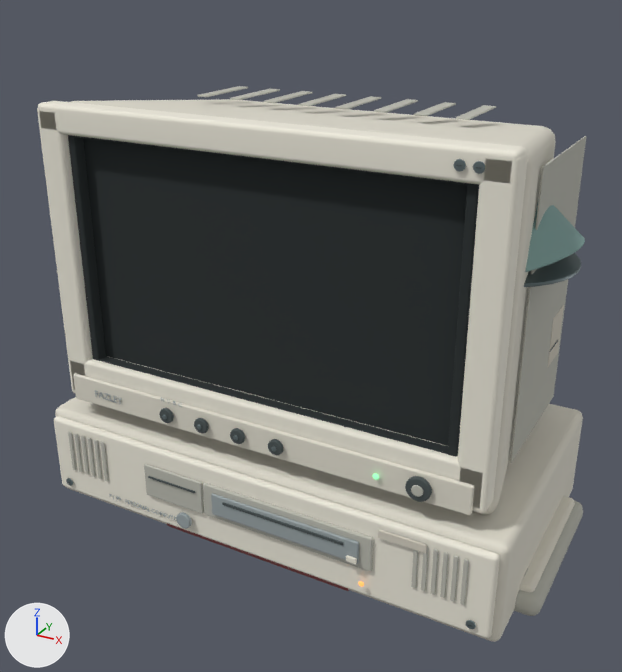
Two versions of the Blender file tools/retro-desk-assets.blend, one commit apart.
Both versions are drawn from a camera (50 mm lens) standing at (2.16, -4.0, 3.04) and looking at (0.03, -0.13, 1.11). Arrows for +X, +Y and +Z are at lower left; the lights stay in place. The older version comes first.

The scene before the commit, as lines of its bpy script (objects in view):
```python
ob_cd_drive_outline = bpy.data.objects.new('CD drive outline', me_cube_061)
ob_cd_drive_outline.parent = ob_tower
ob_cd_drive_outline.location = (-0.47, -0.814, 0.34)
ob_inner_upper_shadow_lip = bpy.data.objects.new('inner upper shadow lip', me_cube_009)
ob_inner_upper_shadow_lip.parent = ob_crt
ob_inner_upper_shadow_lip.location = (0.0, -0.652, 2.225)
ob_inner_vertical_shadow_lip = bpy.data.objects.new('inner vertical shadow lip', me_cube_004)
ob_inner_vertical_shadow_lip.parent = ob_crt
ob_inner_vertical_shadow_lip.location = (-1.073, -0.652, 1.57)
ob_molded_upper_bezel = bpy.data.objects.new('molded upper bezel', me_cube_007)
ob_molded_upper_bezel.parent = ob_crt
ob_molded_upper_bezel.location = (0.0, -0.655, 2.288)
ob_molded_vertical_bezel = bpy.data.objects.new('molded vertical bezel', me_cube_003)
ob_molded_vertical_bezel.parent = ob_crt
ob_molded_vertical_bezel.location = (-1.185, -0.655, 1.52)
ob_molded_vertical_bezel_001 = bpy.data.objects.new('molded vertical bezel.001', me_cube_005)
ob_molded_vertical_bezel_001.parent = ob_crt
ob_molded_vertical_bezel_001.location = (1.185, -0.655, 1.52)
ob_monitor_shell_side_seam = bpy.data.objects.new('monitor shell side seam', me_cube_033)
ob_monitor_shell_side_seam.parent = ob_crt
ob_monitor_shell_side_seam.location = (1.234, 0.19, 1.45)
ob_recessed_screen_cavity = bpy.data.objects.new('recessed screen cavity', me_cube_002)
ob_recessed_screen_cavity.parent = ob_crt
ob_recessed_screen_cavity.location = (0.0, -0.602, 1.57)
ob_tapered_monitor_housing = bpy.data.objects.new('tapered monitor housing', me_tapered_monitor_housing)
ob_tapered_monitor_housing.parent = ob_crt
ob_tapered_monitor_housing.location = (0.0, 0.0, 0.0)
# me_tapered_monitor_housing
# before: 2 (1.28, -0.59, 2.36), 3 (-1.28, -0.59, 2.36), 6 (1.05, 0.77, 2.21), 7 (-1.05, 0.77, 2.21)
# also in view: 'tapered shade' at (1.01, -0.04, 1.87); 'floppy bay bezel' at (0.24, -0.81, 0.34); 'lower button rail' at (0.0, -0.74, 0.76); 'inner lower shadow lip' at (0.0, -0.65, 0.92); 'molded lower bezel' at (0.0, -0.65, 0.82)
```
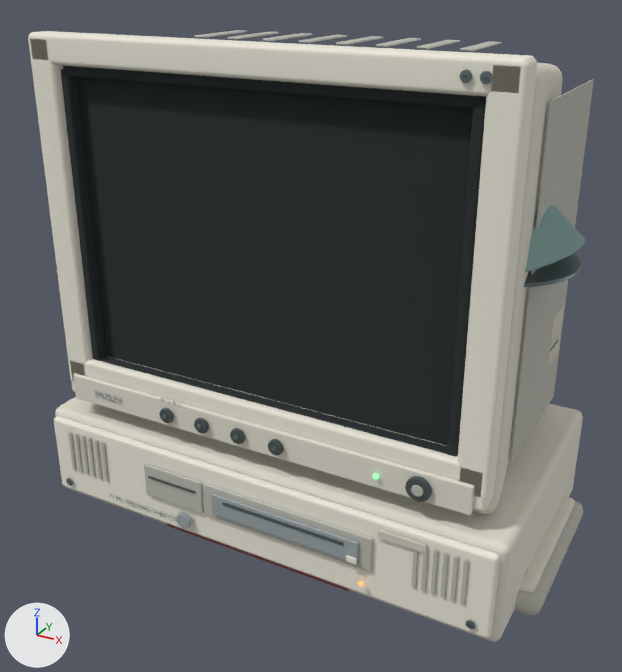
What differs and where, as boxes [x1, y1, x2, y2] in the pictures (622 x 672 px; the box of a moved part takes in the faces that stretch with it):
'recessed screen cavity', moved, rescaled (20% taller): before [83, 139, 467, 446]; after [77, 77, 473, 446]
'molded upper bezel', moved: before [38, 101, 527, 185]; after [29, 31, 535, 97]
'molded vertical bezel.001', moved, rescaled (12% wider, 22% taller): before [457, 153, 528, 513]; after [457, 59, 537, 500]
'tapered monitor housing', reshaped: before [71, 99, 556, 515]; after [472, 63, 563, 515]
'monitor shell side seam', moved, rescaled (9% wider, 17% taller): before [510, 136, 587, 463]; after [510, 79, 594, 463]
'molded vertical bezel', moved, rescaled (16% wider, 21% taller): before [37, 108, 93, 393]; after [28, 36, 93, 381]
'inner upper shadow lip', moved (mostly hidden before): before [71, 135, 469, 186]; after [63, 66, 486, 109]
'inner vertical shadow lip', moved: before [68, 135, 106, 361]; after [61, 69, 106, 361]
'top vent 8', moved: before [456, 105, 496, 120]; after [460, 41, 502, 51]
'top vent 7', moved: before [414, 102, 456, 116]; after [417, 40, 460, 49]
'top vent 6', moved: before [374, 99, 418, 113]; after [376, 38, 421, 47]
'top vent 5', moved: before [335, 96, 381, 109]; after [336, 36, 383, 45]
'top vent 4', moved: before [299, 94, 346, 106]; after [298, 35, 347, 43]
'top vent 3', moved: before [264, 91, 312, 103]; after [262, 33, 312, 41]
'top vent 2', moved: before [230, 89, 280, 100]; after [228, 32, 279, 39]
'top vent 1', moved: before [197, 86, 248, 97]; after [194, 30, 247, 37]
'bezel screw.003', moved: before [473, 161, 485, 174]; after [480, 71, 493, 84]
'bezel screw.002', moved: before [454, 159, 466, 172]; after [460, 69, 472, 83]
part 1 of me_tapered_monitor_housing, moved or reshaped: before [71, 99, 556, 514]; after [472, 63, 563, 514]

The change, as a list of edits to the scene's bpy script:
```text
Change me_tapered_monitor_housing:
    used by ob_tapered_monitor_housing; parent = ob_crt; location = (0.0, 0.0, 0.0)
    remove me_tapered_monitor_housing.from_pydata(...)  # 8 vertices, 6 faces; spans x -1.28..1.28, y -0.59..0.77, z 0.56..2.36
    add me_tapered_monitor_housing.from_pydata(...)  # 8 vertices, 6 faces; spans x -1.28..1.28, y -0.59..0.77, z 0.56..2.68
    me_tapered_monitor_housing part 1
    add for i in [2, 3, 6, 7]: me_tapered_monitor_housing.vertices[i].co += Vector((0.0, 0.0, 0.32))
Change me_cube_002:
    used by ob_recessed_screen_cavity; parent = ob_crt; location = (0.0, -0.602, 1.57)
    remove me_cube_002.from_pydata(...)  # 8 vertices, 6 faces; spans x -1.12..1.12, y -0.01..0.01, z -0.68..0.68
    add me_cube_002.from_pydata(...)  # 8 vertices, 6 faces; spans x -1.12..1.12, y -0.01..0.01, z -0.82..0.82
    me_cube_002 part 2: the whole mesh is scaled about its middle by (1, 1, 1.21)
Change me_cube_003:
    used by ob_molded_vertical_bezel; parent = ob_crt; location = (-1.185, -0.655, 1.52)
    remove me_cube_003.from_pydata(...)  # 8 vertices, 6 faces; spans x -0.08..0.08, y -0.07..0.07, z -0.83..0.83
    add me_cube_003.from_pydata(...)  # 8 vertices, 6 faces; spans x -0.08..0.08, y -0.07..0.07, z -0.97..0.97
    me_cube_003 part 3: the whole mesh is scaled about its middle by (1, 1, 1.17)
Change me_cube_005:
    used by ob_molded_vertical_bezel_001; parent = ob_crt; location = (1.185, -0.655, 1.52)
    remove me_cube_005.from_pydata(...)  # 8 vertices, 6 faces; spans x -0.08..0.08, y -0.07..0.07, z -0.83..0.83
    add me_cube_005.from_pydata(...)  # 8 vertices, 6 faces; spans x -0.08..0.08, y -0.07..0.07, z -0.97..0.97
    me_cube_005 part 4: the whole mesh is scaled about its middle by (1, 1, 1.17)
Change me_cube_033:
    used by ob_monitor_shell_side_seam; parent = ob_crt; location = (1.234, 0.19, 1.45)
    remove me_cube_033.from_pydata(...)  # 8 vertices, 6 faces; spans x 0.0, y -0.41..0.41, z -0.75..0.75
    add me_cube_033.from_pydata(...)  # 8 vertices, 6 faces; spans x 0.0, y -0.41..0.41, z -0.89..0.89
    me_cube_033 part 5: the whole mesh is scaled about its middle by (1, 1, 1.19)
Change ob_recessed_screen_cavity:
    ob_recessed_screen_cavity.location: (0.0, -0.602, 1.57) -> (0.0, -0.602, 1.725)
Change ob_molded_vertical_bezel:
    ob_molded_vertical_bezel.location: (-1.185, -0.655, 1.52) -> (-1.185, -0.655, 1.73)
Change ob_inner_vertical_shadow_lip:
    ob_inner_vertical_shadow_lip.location: (-1.073, -0.652, 1.57) -> (-1.073, -0.652, 1.725)
Change ob_molded_vertical_bezel_001:
    ob_molded_vertical_bezel_001.location: (1.185, -0.655, 1.52) -> (1.185, -0.655, 1.73)
Change ob_molded_upper_bezel:
    ob_molded_upper_bezel.location: (0.0, -0.655, 2.288) -> (0.0, -0.655, 2.63)
Change ob_inner_upper_shadow_lip:
    ob_inner_upper_shadow_lip.location: (0.0, -0.652, 2.225) -> (0.0, -0.652, 2.53)
Change ob_bezel_screw_002:
    ob_bezel_screw_002.location: (1.03, -0.734, 2.29) -> (1.03, -0.734, 2.63)
Change ob_bezel_screw_003:
    ob_bezel_screw_003.location: (1.11, -0.734, 2.29) -> (1.11, -0.734, 2.63)
Change ob_top_vent_1:
    ob_top_vent_1.location: (-0.8, 0.31, 2.326) -> (-0.8, 0.31, 2.646)
Change ob_top_vent_2:
    ob_top_vent_2.location: (-0.58, 0.31, 2.326) -> (-0.58, 0.31, 2.646)
Change ob_top_vent_3:
    ob_top_vent_3.location: (-0.36, 0.31, 2.326) -> (-0.36, 0.31, 2.646)
Change ob_top_vent_4:
    ob_top_vent_4.location: (-0.14, 0.31, 2.326) -> (-0.14, 0.31, 2.646)
Change ob_top_vent_5:
    ob_top_vent_5.location: (0.08, 0.31, 2.326) -> (0.08, 0.31, 2.646)
Change ob_top_vent_6:
    ob_top_vent_6.location: (0.3, 0.31, 2.326) -> (0.3, 0.31, 2.646)
Change ob_top_vent_7:
    ob_top_vent_7.location: (0.52, 0.31, 2.326) -> (0.52, 0.31, 2.646)
Change ob_top_vent_8:
    ob_top_vent_8.location: (0.74, 0.31, 2.326) -> (0.74, 0.31, 2.646)
Change ob_monitor_shell_side_seam:
    ob_monitor_shell_side_seam.location: (1.234, 0.19, 1.45) -> (1.234, 0.19, 1.59)
```
